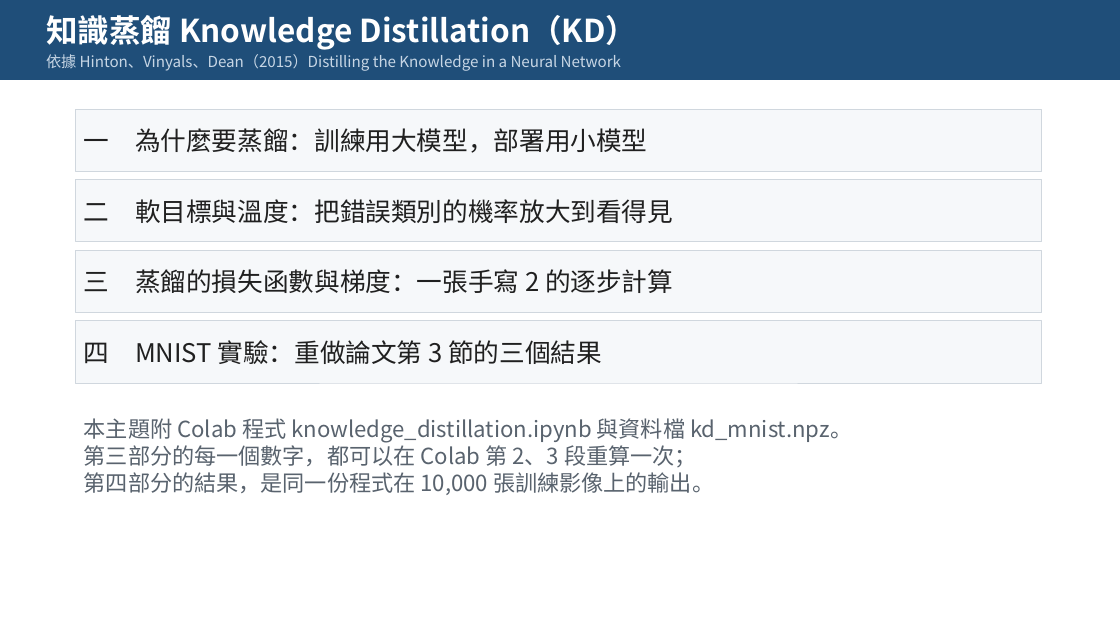
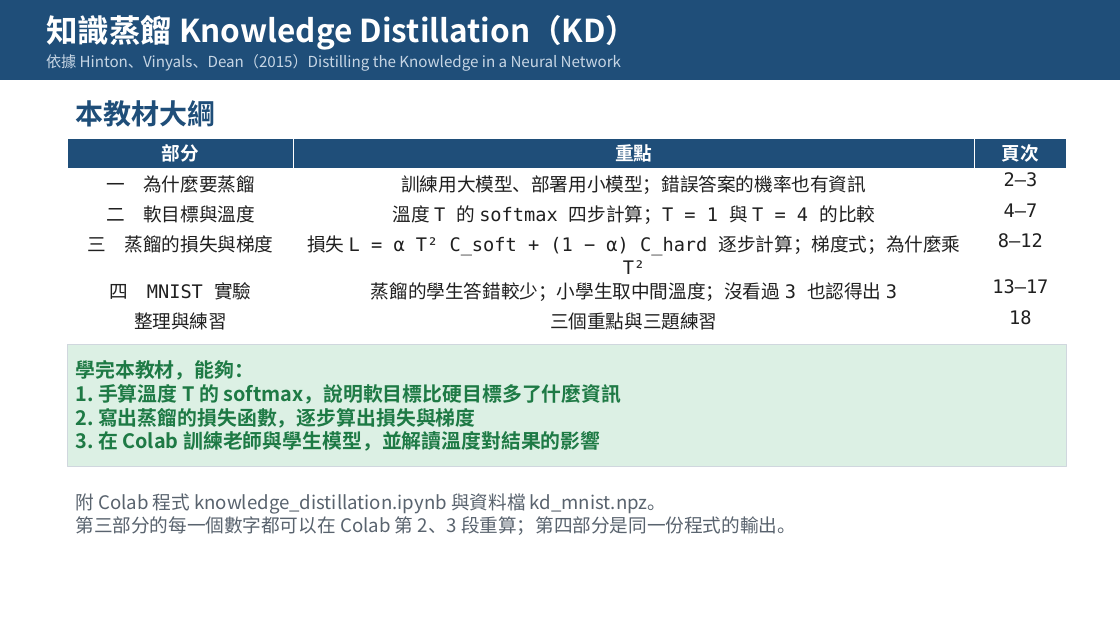
Before and after one commit to pychang-ai/115-1_DLMA, a slide deck: slide 1 of topics/knowledge-distillation/課外主題_知識蒸餾.pptx. Drawn at 1120x630 pixels with LibreOffice and Linux fonts; fonts in the diff are those of the drawing. Boxes give left, top, right and bottom in pixels: in the first picture for what was removed or moved away, otherwise in the second. Text is boxed around its words. In the diff, an @@ line names an element or a change of style, - is before the commit and + after.

```diff
--- a/topics/knowledge-distillation/課外主題_知識蒸餾.pptx
+++ b/topics/knowledge-distillation/課外主題_知識蒸餾.pptx
@@ text "本教材大綱": place and size @@
-text "本教材大綱" at <box>76,109,1042,171</box>
+text "本教材大綱" at <box>75,100,215,127</box>
@@ text "本教材大綱" at <box>75,100,215,127</box>: vertical alignment middle to top; fill #F6F8FA to none; outline #D0D7DE 0.75 pt to none @@
@@ text at <box>75,100,215,127</box>: text changed; size 22 to 24 pt; text colour #202020 to #1F4E79; bold on @@
-一 為什麼要蒸餾：訓練用大模型，部署用小模型
+本教材大綱
@@ table added at <box>67,139,1067,334</box>, 6 rows, 3 columns @@
+部分 | 重點 | 頁次
+一 為什麼要蒸餾 | 訓練用大模型、部署用小模型；錯誤答案的機率也有資訊 | 2–3
+二 軟目標與溫度 | 溫度 T 的 softmax 四步計算；T = 1 與 T = 4 的比較 | 4–7
+三 蒸餾的損失與梯度 | 損失 L = α T² C_soft + (1 − α) C_hard 逐步計算；梯度式；為什麼乘 T² | 8–12
+四 MNIST 實驗 | 蒸餾的學生答錯較少；小學生取中間溫度；沒看過 3 也認得出 3 | 13–17
+整理與練習 | 三個重點與三題練習 | 18
@@ rectangle removed at <box>76,180,1042,242</box> @@
-二 軟目標與溫度：把錯誤類別的機率放大到看得見
@@ rectangle removed at <box>76,321,1042,383</box> @@
-四 MNIST 實驗：重做論文第 3 節的三個結果
@@ rectangle "學完本教材，能夠：": place and size @@
-rectangle "學完本教材，能夠：" at <box>76,250,1042,313</box>
+rectangle "學完本教材，能夠：" at <box>67,344,1067,466</box>
@@ rectangle "學完本教材，能夠：" at <box>67,344,1067,466</box>: fill #F6F8FA to #DCF0E4 @@
@@ text in rectangle at <box>75,360,621,451</box>: text changed; size 22 to 17 pt; text colour #202020 to #1E7A45; bold on @@
-三 蒸餾的損失函數與梯度：一張手寫 2 的逐步計算
+學完本教材，能夠：
+1. 手算溫度 T 的 softmax，說明軟目標比硬目標多了什麼資訊
+2. 寫出蒸餾的損失函數，逐步算出損失與梯度
+3. 在 Colab 訓練老師與學生模型，並解讀溫度對結果的影響
@@ text at <box>75,493,796,535</box>: text changed; size 19 to 16 pt @@
-本主題附 Colab 程式 knowledge_distillation.ipynb 與資料檔 kd_mnist.npz。
-第三部分的每一個數字，都可以在 Colab 第 2、3 段重算一次；
-第四部分的結果，是同一份程式在 10,000 張訓練影像上的輸出。
+附 Colab 程式 knowledge_distillation.ipynb 與資料檔 kd_mnist.npz。
+第三部分的每一個數字都可以在 Colab 第 2、3 段重算；第四部分是同一份程式的輸出。
```
Also in this commit, not shown: 5 other files.
